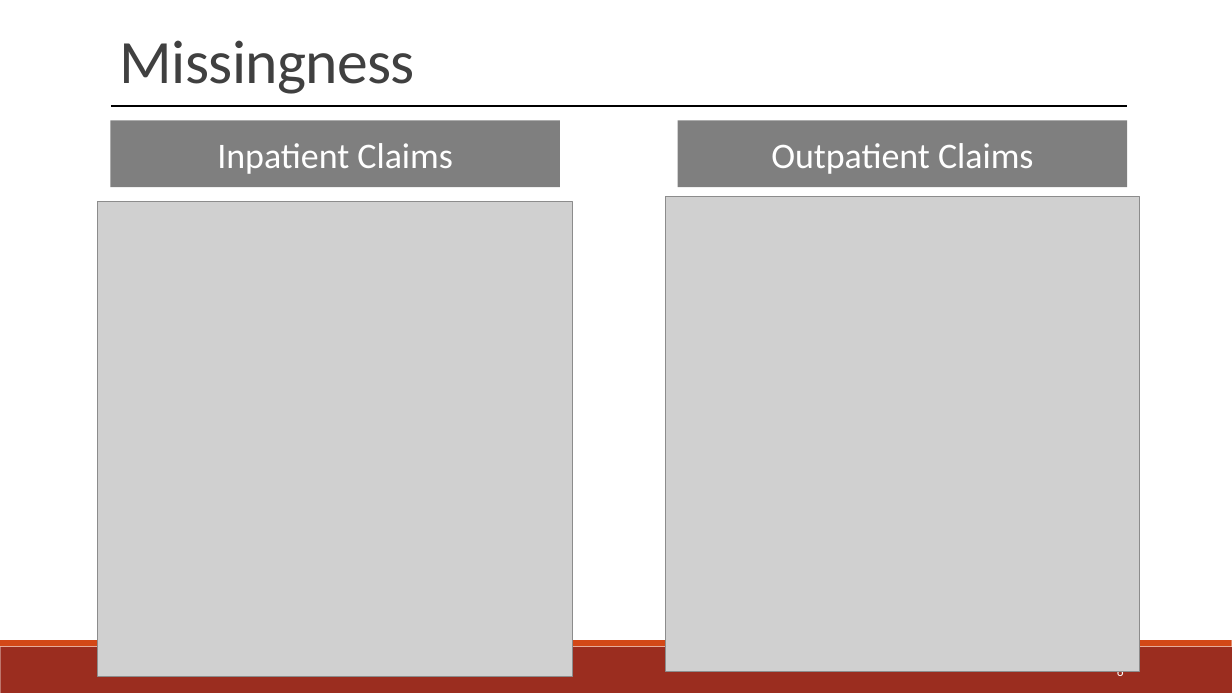
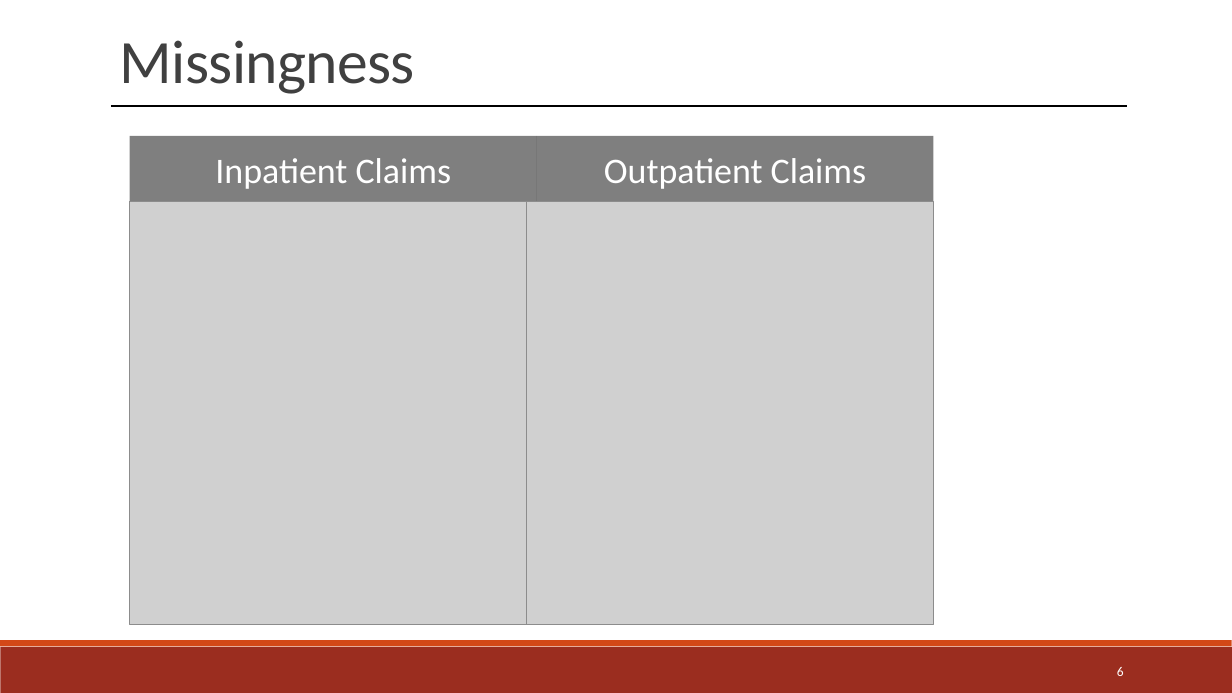
Before and after one commit to jwelch1123/healthcare_fraud_detection, a slide deck: slide 6 of Presentation.pptx. Drawn at 1232x693 pixels with LibreOffice and Linux fonts; fonts in the diff are those of the drawing; grey boxes stand for pictures. Boxes give left, top, right and bottom in pixels: in the first picture for what was removed or moved away, otherwise in the second. Text is boxed around its words. In the diff, an @@ line names an element or a change of style, - is before the commit and + after.

```diff
--- a/Presentation.pptx
+++ b/Presentation.pptx
@@ rectangle "Inpatient Claims": place and size @@
-rectangle "Inpatient Claims" at bbox=[110, 120, 560, 187]
+rectangle "Inpatient Claims" at bbox=[129, 136, 537, 202]
@@ rectangle "Outpatient Claims": place and size @@
-rectangle "Outpatient Claims" at bbox=[677, 120, 1128, 187]
+rectangle "Outpatient Claims" at bbox=[537, 136, 933, 202]
@@ picture: place and size @@
-picture at bbox=[98, 201, 573, 677]
+picture at bbox=[129, 201, 537, 624]
@@ picture: place and size @@
-picture at bbox=[665, 197, 1141, 672]
+picture at bbox=[526, 201, 933, 624]
```
Also in this commit, not shown: 5 other slides changed, 12 other files.
